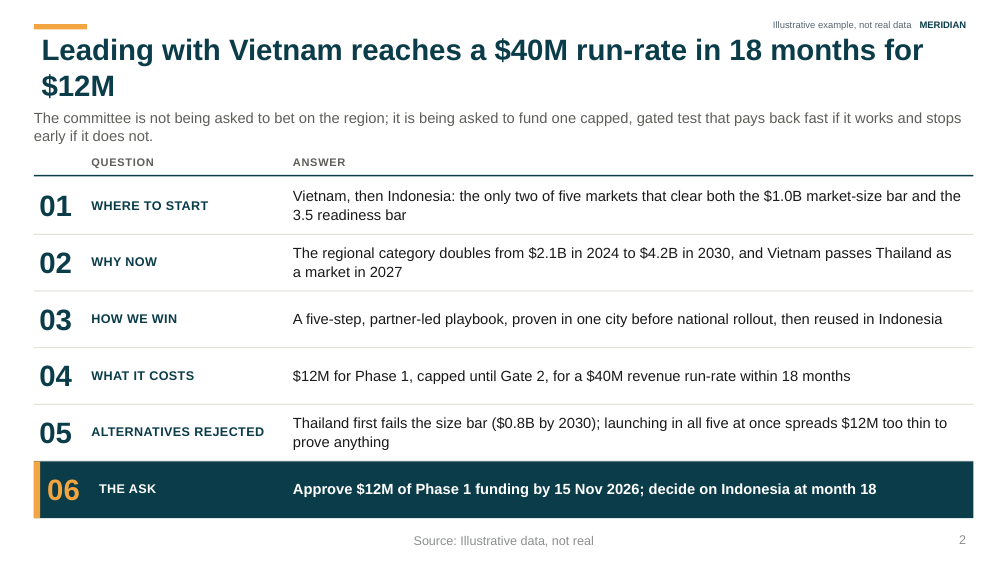
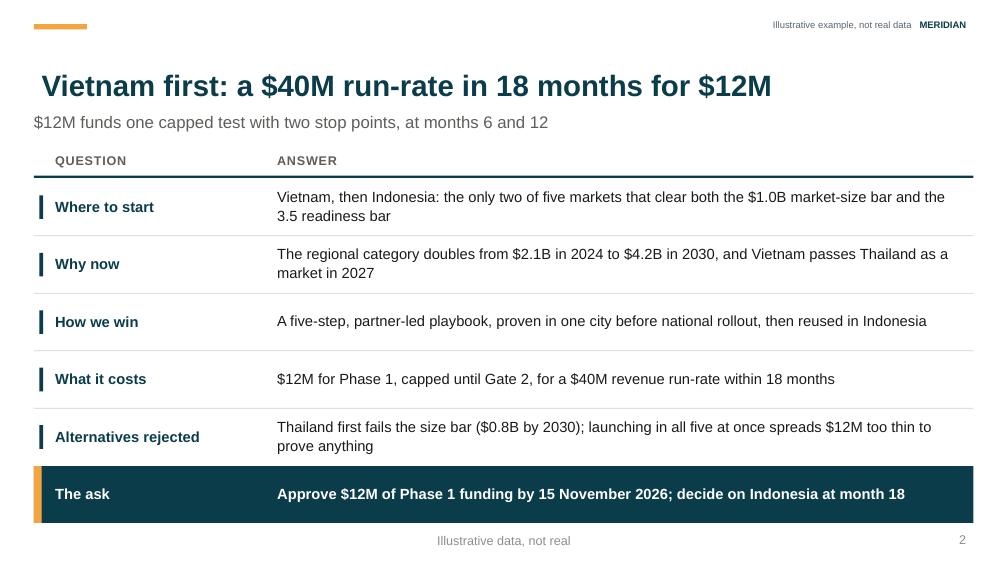
Before and after one commit to mperaltajr/skills, a slide deck: slide 2 of Slide-Lab-Example-Deck.pptx. Drawn at 1008x567 pixels with LibreOffice and Linux fonts; fonts in the diff are those of the drawing. Boxes give left, top, right and bottom in pixels: in the first picture for what was removed or moved away, otherwise in the second. Text is boxed around its words. In the diff, an @@ line names an element or a change of style, - is before the commit and + after.

```diff
--- a/Slide-Lab-Example-Deck.pptx
+++ b/Slide-Lab-Example-Deck.pptx
@@ title at (x1=42, y1=74, x2=772, y2=99): text changed @@
-Leading with Vietnam reaches a $40M run-rate in 18 months for $12M
+Vietnam first: a $40M run-rate in 18 months for $12M
@@ text removed at (x1=34, y1=112, x2=961, y2=144) @@
-The committee is not being asked to bet on the region; it is being asked to fund one capped, gated test that pays back fast if it works and stops early if it does not.
@@ text added at (x1=34, y1=115, x2=549, y2=132), 16 pt, text #5F5E5A @@
+$12M funds one capped test with two stop points, at months 6 and 12
@@ text "QUESTION" at (x1=55, y1=156, x2=126, y2=168): size 10.5 to 12 pt; line spacing 18pt to 24pt @@
@@ text "QUESTION" moved from (x1=91, y1=158, x2=154, y2=168) to (x1=55, y1=156, x2=126, y2=168) @@
@@ text "ANSWER" moved from (x1=293, y1=158, x2=345, y2=166) to (x1=277, y1=156, x2=337, y2=165) @@
@@ text "ANSWER" at (x1=277, y1=156, x2=337, y2=165): size 10.5 to 12 pt; line spacing 18pt to 24pt @@
@@ text removed at (x1=39, y1=195, x2=72, y2=217) @@
-01
@@ rectangle added at (x1=39, y1=195, x2=43, y2=219), fill #0B3C49 @@
@@ text at (x1=55, y1=201, x2=154, y2=212): text changed; size 12 to 14 pt @@
-WHERE TO START
+Where to start
@@ text "Vietnam, then Indonesia: the only ..." moved from (x1=293, y1=190, x2=960, y2=220) to (x1=277, y1=191, x2=945, y2=221) @@
@@ text removed at (x1=39, y1=252, x2=72, y2=274) @@
-02
@@ rectangle added at (x1=39, y1=253, x2=43, y2=276), fill #0B3C49 @@
@@ text at (x1=55, y1=258, x2=119, y2=272): text changed; size 12 to 14 pt @@
-WHY NOW
+Why now
@@ text "The regional category doubles from ..." rewrapped from (x1=293, y1=247, x2=952, y2=277) to (x1=277, y1=248, x2=948, y2=278) @@
@@ text removed at (x1=39, y1=309, x2=72, y2=331) @@
-03
@@ rectangle added at (x1=39, y1=310, x2=43, y2=333), fill #0B3C49 @@
@@ text at (x1=55, y1=316, x2=139, y2=327): text changed; size 12 to 14 pt @@
-HOW WE WIN
+How we win
@@ text "A five-step, partner-led playbook, proven ..." moved from (x1=293, y1=313, x2=943, y2=327) to (x1=277, y1=315, x2=927, y2=329) @@
@@ text removed at (x1=39, y1=365, x2=72, y2=387) @@
-04
@@ rectangle added at (x1=39, y1=368, x2=43, y2=391), fill #0B3C49 @@
@@ text at (x1=55, y1=373, x2=146, y2=384): text changed; size 12 to 14 pt @@
-WHAT IT COSTS
+What it costs
@@ text "$12M for Phase 1, capped ..." moved from (x1=293, y1=370, x2=850, y2=384) to (x1=277, y1=373, x2=835, y2=387) @@
@@ text "Thailand first fails the size ..." moved from (x1=293, y1=417, x2=947, y2=450) to (x1=277, y1=421, x2=931, y2=454) @@
@@ text removed at (x1=39, y1=422, x2=72, y2=444) @@
-05
@@ rectangle added at (x1=39, y1=425, x2=43, y2=448), fill #0B3C49 @@
@@ text at (x1=55, y1=431, x2=199, y2=445): text changed; size 12 to 14 pt @@
-ALTERNATIVES REJECTED
+Alternatives rejected
@@ 4 rectangles moved together from (x1=34, y1=347, x2=974, y2=518) to (x1=34, y1=351, x2=974, y2=523) @@
@@ rectangle removed at (x1=34, y1=461, x2=974, y2=461) @@
@@ text removed at (x1=47, y1=479, x2=80, y2=501) @@
-06
@@ text at (x1=55, y1=488, x2=110, y2=499): text changed; size 12 to 14 pt @@
-THE ASK
+The ask
@@ text at (x1=277, y1=488, x2=905, y2=502): text changed @@
-Approve $12M of Phase 1 funding by 15 Nov 2026; decide on Indonesia at month 18
+Approve $12M of Phase 1 funding by 15 November 2026; decide on Indonesia at month 18
@@ text at (x1=437, y1=536, x2=571, y2=546): text changed @@
-Source: Illustrative data, not real
+Illustrative data, not real
```
Also in this commit, not shown: 9 other slides changed, 11 other files.
